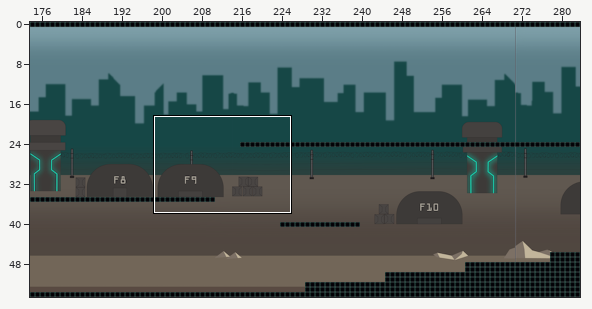
Tiled map, stored at assets/data/lvl1.tmx. The picture above shows the old version from afar; the outline marks the close-up.
Close-up. First the earlier version:
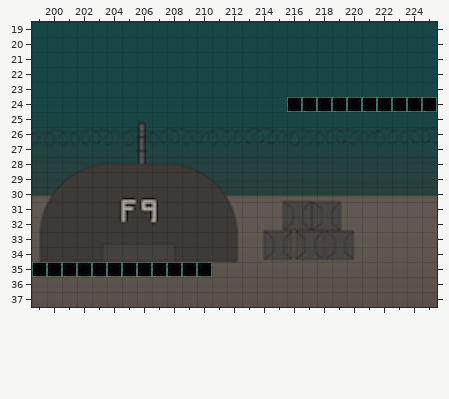
Cells are 15x15 px. Shown: x 199..225, y 19..37. The commit also changed other parts of the map, which this record leaves out.
Now the later version:
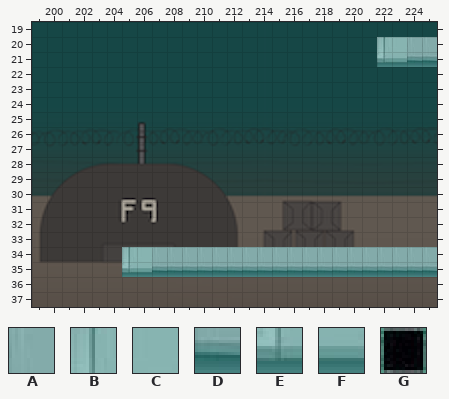
Key: from "city": A 12, B 16, C 17, D 18, E 22, F 23; from "green": G 0.
_ is an empty cell.
Tiles replaced or removed in this view: G.
Diff:
Changed rows in their new state; . is an unchanged cell.
Layer "plat":
first column x 216:
20 ......BCAA
21 ......EFDD
24 __________
first column x 199:
34 ......BCAAAAAAAAAAAAAAAAAAA
35 ______EFDDDDDDDDDDDDDDDDDDD
Pixel boxes of the changes (left, top, right, bottom) in both close-ups:
added: (377, 37, 437, 67)
removed: (287, 97, 437, 112)
changed: (32, 247, 437, 277)
